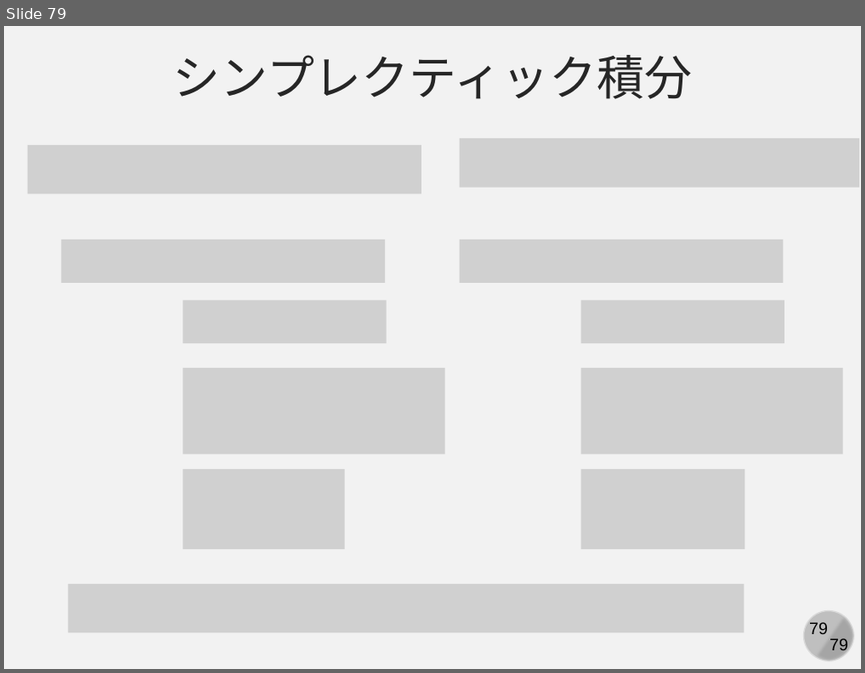
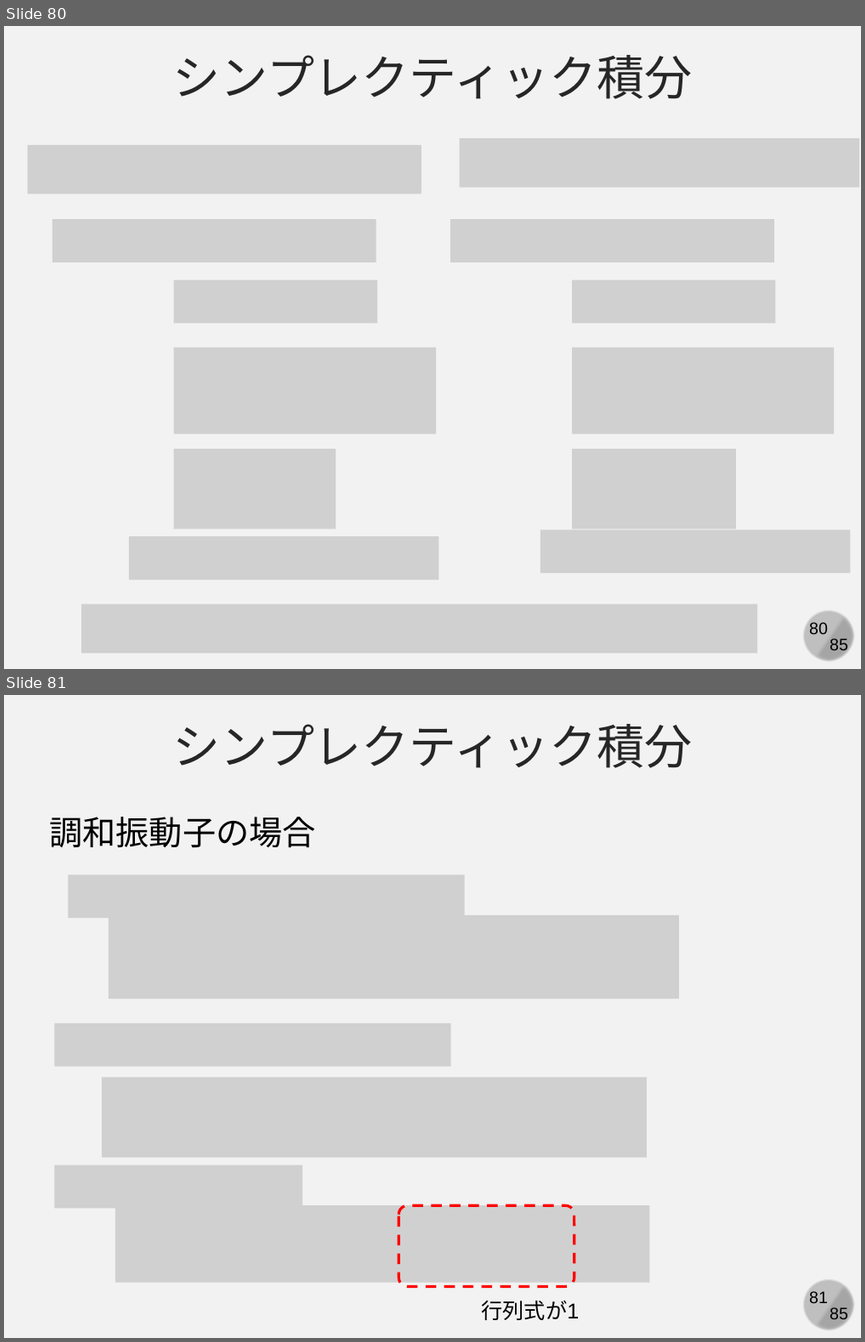
Before and after one commit to kaityo256/simulation_engineering, a slide deck: 05_md_basic/simulation05.pptx. Shown one above the other, each under a label of ours: slide 79 before the commit, slides 80 and 81 after it. The pictures are 865x673 and 865x1342 pixels, drawn with LibreOffice and Linux fonts; fonts in the diff are those of the drawing; grey boxes stand for pictures. Boxes give left, top, right and bottom in pixels: in the first picture for what was removed or moved away, otherwise in the second. Text is boxed around its words. In the diff, an @@ line names an element or a change of style, - is before the commit and + after.

```diff
--- a/05_md_basic/simulation05.pptx
+++ b/05_md_basic/simulation05.pptx
@@ slide 81 added at (4,695,861,1338), background #F2F2F2; not listed: 4 template elements that a slide beside it also shows @@
@@ text added at (173,724,692,768), 40 pt, text #262626 @@
+シンプレクティック積分
@@ text added at (49,817,315,848), 28 pt, text #000000 @@
+調和振動子の場合
@@ picture added at (69,875,465,918) @@
@@ picture added at (109,915,679,999) @@
@@ picture added at (54,1023,451,1066) @@
@@ picture added at (102,1077,647,1157) @@
@@ picture added at (54,1164,302,1208) @@
@@ picture added at (115,1205,649,1281) @@
@@ rounded rectangle added at (399,1205,574,1286), outline #FF0000 2.25 pt dashed @@
@@ text added at (482,1300,579,1320), 18 pt, text #000000 @@
+行列式が1
@@ what was slide 79 is now slide 80 @@
@@ slide 80 changed as well @@
@@ 8 pictures: place and size @@
-8 pictures at (62,239,843,550)
+8 pictures at (52,219,834,529)
@@ picture added at (540,530,851,573) @@
@@ picture added at (129,536,439,578) @@
@@ picture: place and size @@
-picture at (69,584,744,633)
+picture at (82,603,758,652)
@@ page number at (809,622,828,634): text changed @@
-79
+80
@@ text at (829,638,848,654): text changed @@
-79
+85
```
Also in this commit, not shown: 78 other slides changed, 5 other slides added.
